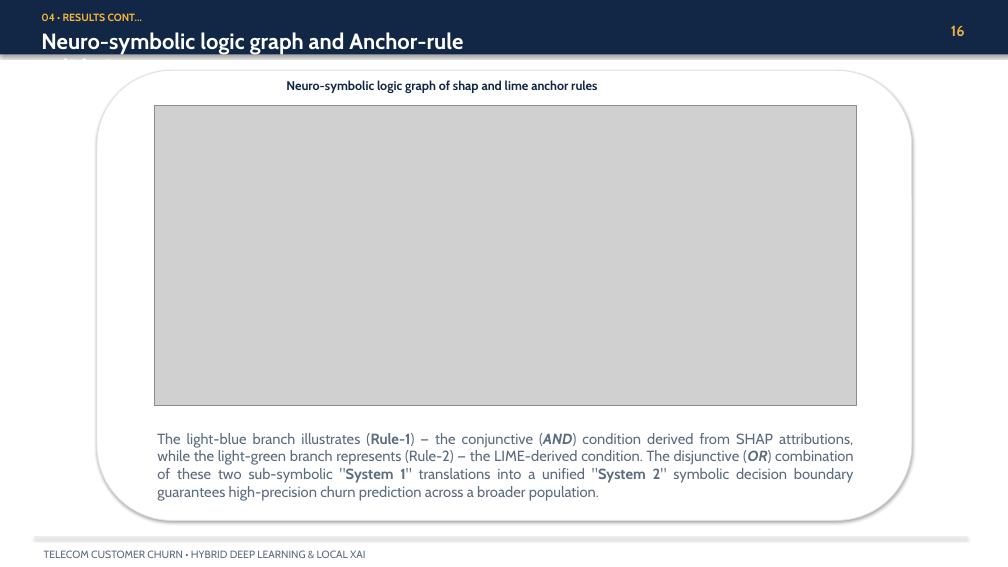
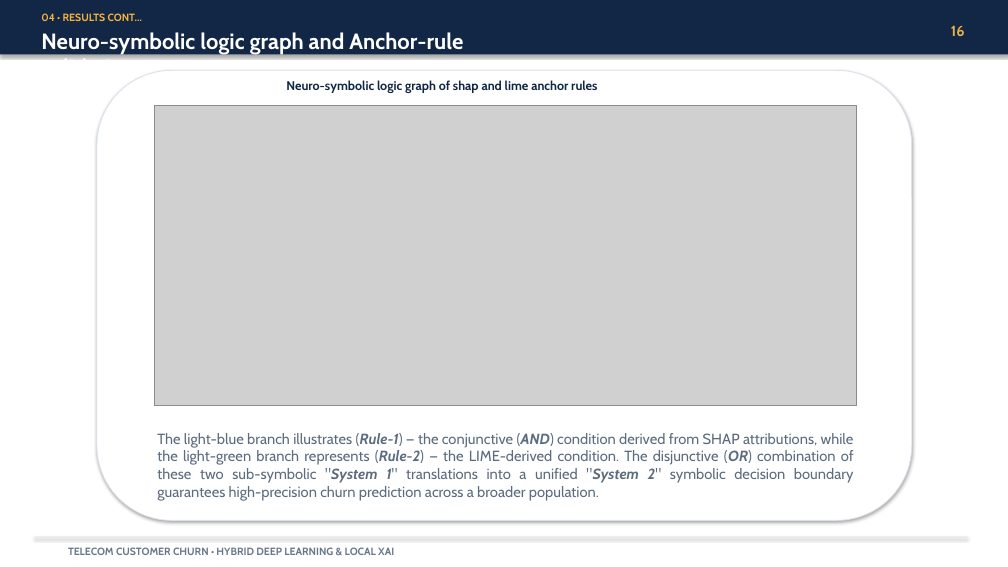
Before and after one commit to FanuelMichael/XAI_course-work, a slide deck: slide 16 of Power-point presentation/Presentation.pptx. Drawn at 1008x567 pixels with LibreOffice and Linux fonts; fonts in the diff are those of the drawing; grey boxes stand for pictures. Boxes give left, top, right and bottom in pixels: in the first picture for what was removed or moved away, otherwise in the second. Text is boxed around its words. In the diff, an @@ line names an element or a change of style, - is before the commit and + after.

```diff
--- a/Power-point presentation/Presentation.pptx
+++ b/Power-point presentation/Presentation.pptx
@@ text "The light-blue branch illustrates (Rule-1) ..." at [157,433,854,501]: bold on in "(Rule-2)"; italic on in "(Rule-1) (Rule-2) "System 1" "System 2"" @@
@@ text "TELECOM CUSTOMER CHURN • HYBRID ...": place and size @@
-text "TELECOM CUSTOMER CHURN • HYBRID ..." at [44,550,365,558]
+text "TELECOM CUSTOMER CHURN • HYBRID ..." at [68,547,394,555]
@@ text "TELECOM CUSTOMER CHURN • HYBRID ..." at [68,547,394,555]: text colour #5B6C7E to #68788B, bold on; more space between paragraphs @@
```
Also in this commit, not shown: 17 other slides changed, 2 other files.
